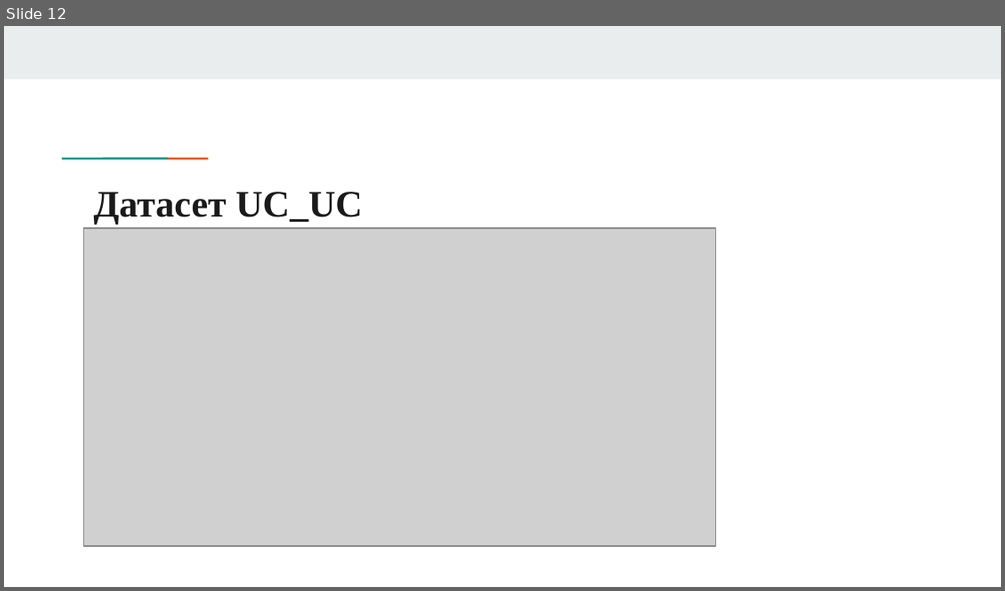
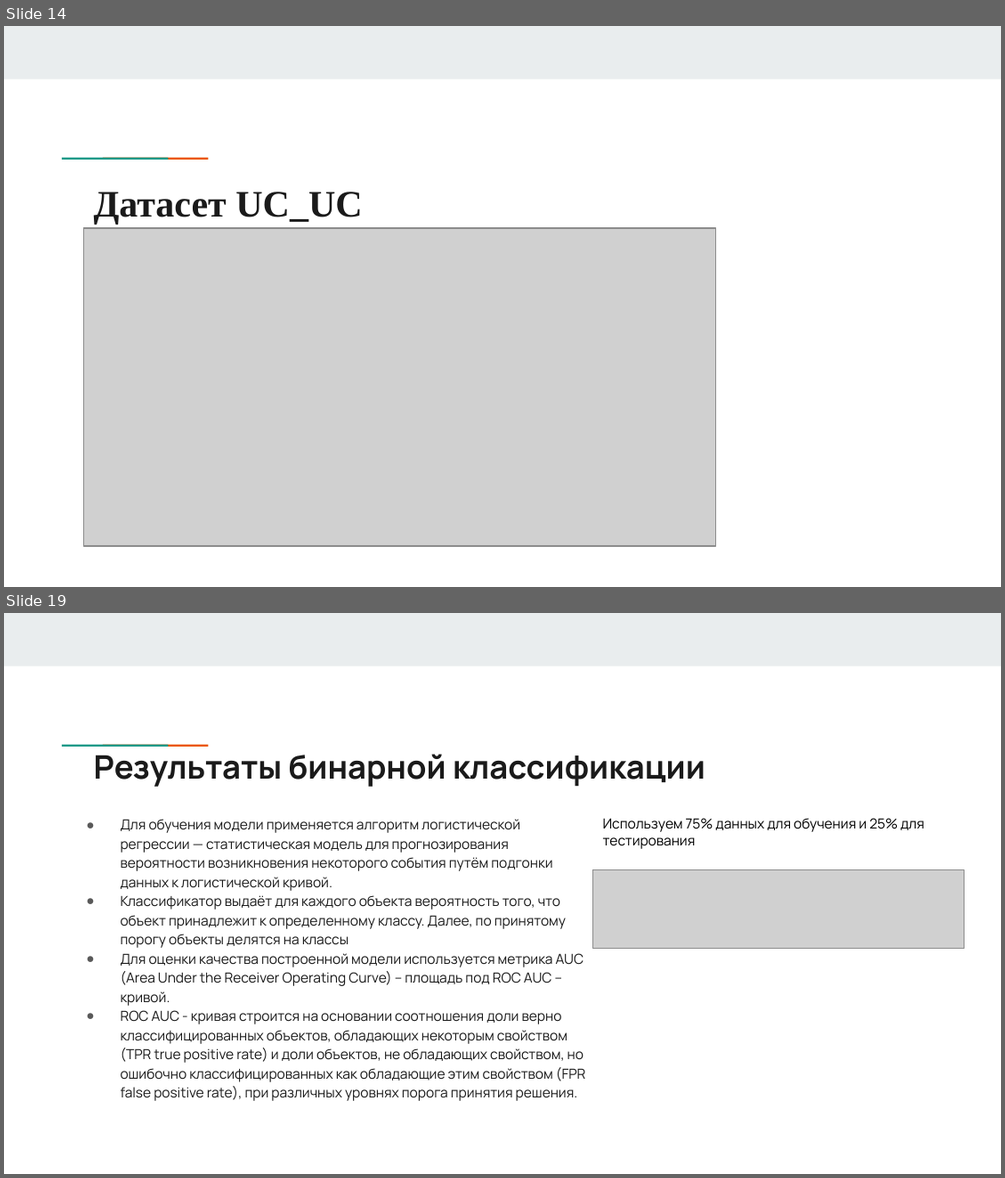
Before and after one commit to answerIII/GraphTheory2022-2023, a slide deck: notes/Team17.pptx. Shown one above the other, each under a label of ours: slide 12 before the commit, slides 14 and 19 after it; the slides between them are not shown. The pictures are 1005x591 and 1005x1178 pixels, drawn with LibreOffice and Linux fonts; fonts in the diff are those of the drawing; grey boxes stand for pictures. Boxes give left, top, right and bottom in pixels: in the first picture for what was removed or moved away, otherwise in the second. Text is boxed around its words. In the diff, an @@ line names an element or a change of style, - is before the commit and + after.

```diff
--- a/notes/Team17.pptx
+++ b/notes/Team17.pptx
@@ slide 19 added at <box>4,613,1001,1174</box>, background #FFFFFF; not listed: 3 template elements that a slide beside it also shows @@
@@ title added at <box>94,754,705,787</box>, 23.4 pt, text #1A1A1A, bold @@
+Результаты бинарной классификации
@@ text added at <box>121,819,586,1101</box>, 10 pt, text #1A1A1A @@
+● Для обучения модели применяется алгоритм логистической регрессии — статистическая модель для прогнозирования вероятности возникновения некоторого события путём подгонки данных к логистической кривой.
+● Классификатор выдаёт для каждого объекта вероятность того, что объект принадлежит к определенному классу. Далее, по принятому порогу объекты делятся на классы
+● Для оценки качества построенной модели используется метрика AUC (Area Under the Receiver Operating Curve) – площадь под ROC AUC – кривой.
+● ROС AUC - кривая строится на основании соотношения доли верно классифицированных объектов, обладающих некоторым свойством (TPR true positive rate) и доли объектов, не обладающих свойством, но ошибочно классифицированных как обладающие этим свойством (FPR false positive rate), при различных уровнях порога принятия решения.
@@ text added at <box>603,818,924,849</box>, 10 pt, text #000000 @@
+Используем 75% данных для обучения и 25% для тестирования
@@ picture added at <box>593,870,965,949</box> @@
@@ what was slide 12 is now slide 14 @@
```
Also in this commit, not shown: 7 slides changed, 5 other slides added, 2 other files.
